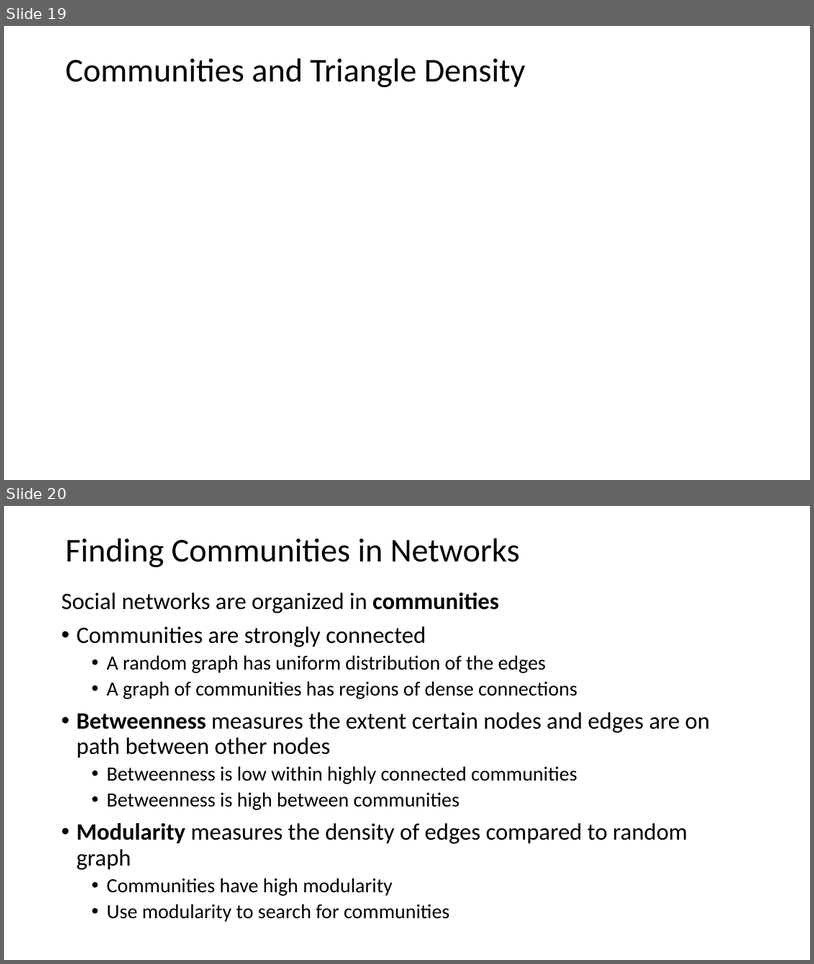
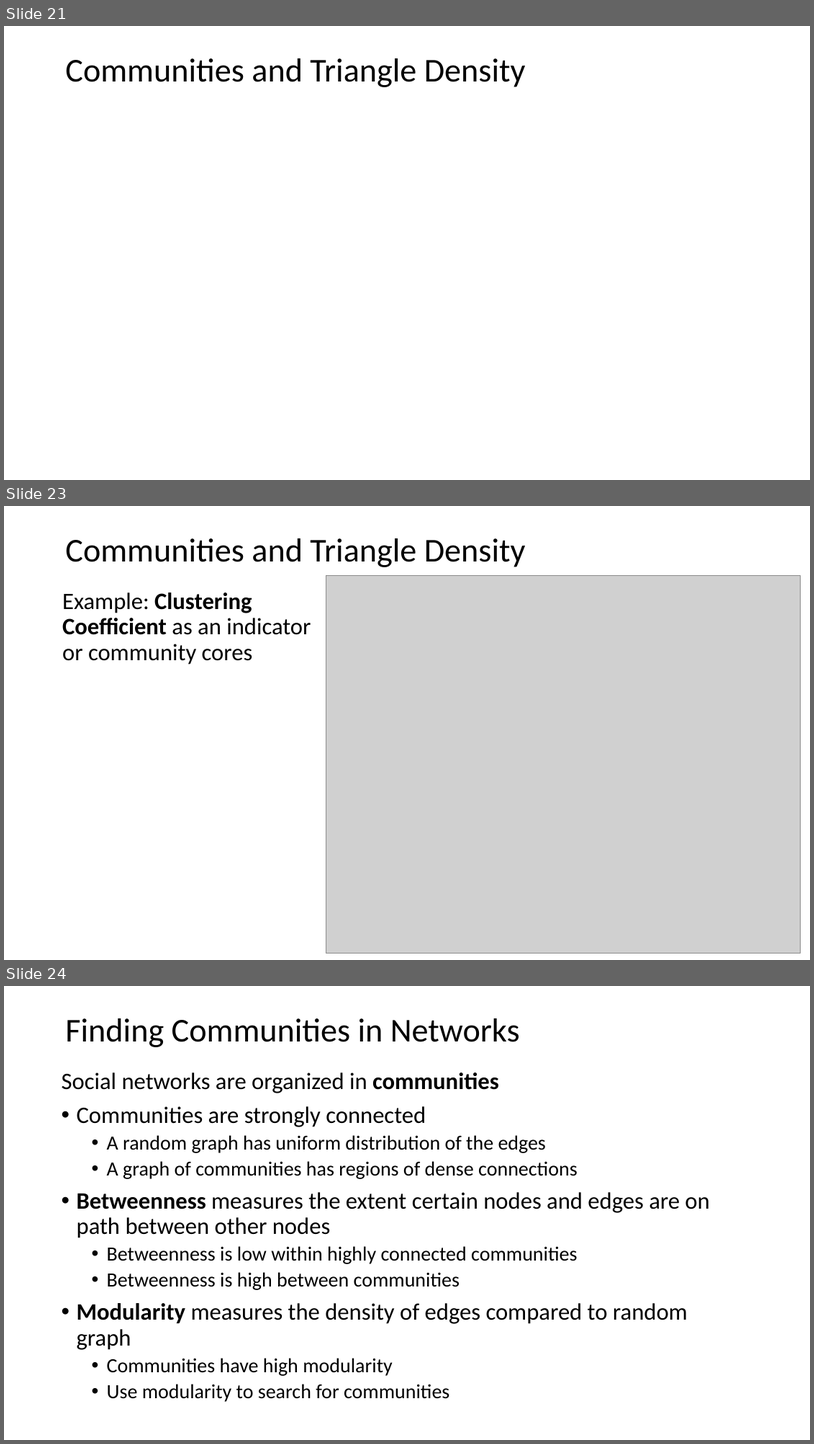
Before and after one commit to StephenElston/CSCI-E-108, a slide deck: slides/9_SocialNetworkAnalysis.pptx. Shown one above the other, each under a label of ours: slides 19 and 20 before the commit, slides 21, 23 and 24 after it; the slides between them are not shown. The pictures are 814x964 and 814x1444 pixels, drawn with LibreOffice and Linux fonts; fonts in the diff are those of the drawing; grey boxes stand for pictures. Boxes give left, top, right and bottom in pixels: in the first picture for what was removed or moved away, otherwise in the second. Text is boxed around its words. In the diff, an @@ line names an element or a change of style, - is before the commit and + after.

Commit message:
Updated slides and added examples

```diff
--- a/slides/9_SocialNetworkAnalysis.pptx
+++ b/slides/9_SocialNetworkAnalysis.pptx
@@ slide 23 added at [4, 506, 810, 960], background #FFFFFF @@
@@ title added at [65, 538, 526, 567], 39.6 pt, text #000000 @@
+Communities and Triangle Density
@@ picture added at [327, 576, 801, 953] @@
@@ text added at [62, 592, 311, 664], 28 pt, text #000000 @@
+Example: Clustering Coefficient as an indicator or community cores
@@ what was slide 19 is now slide 21 @@
@@ what was slide 20 is now slide 24 @@
```
Also in this commit, not shown: 2 slides changed, 5 other slides added.
